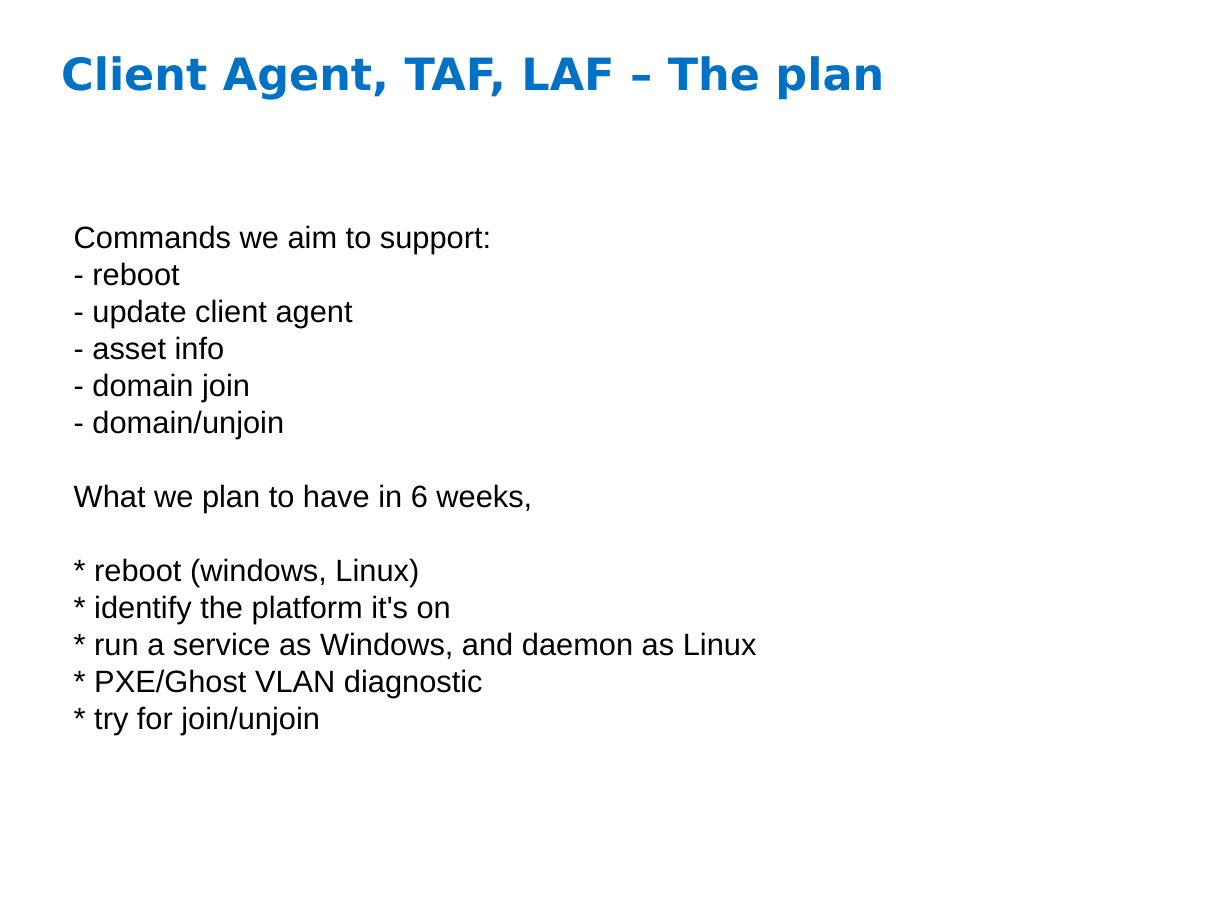
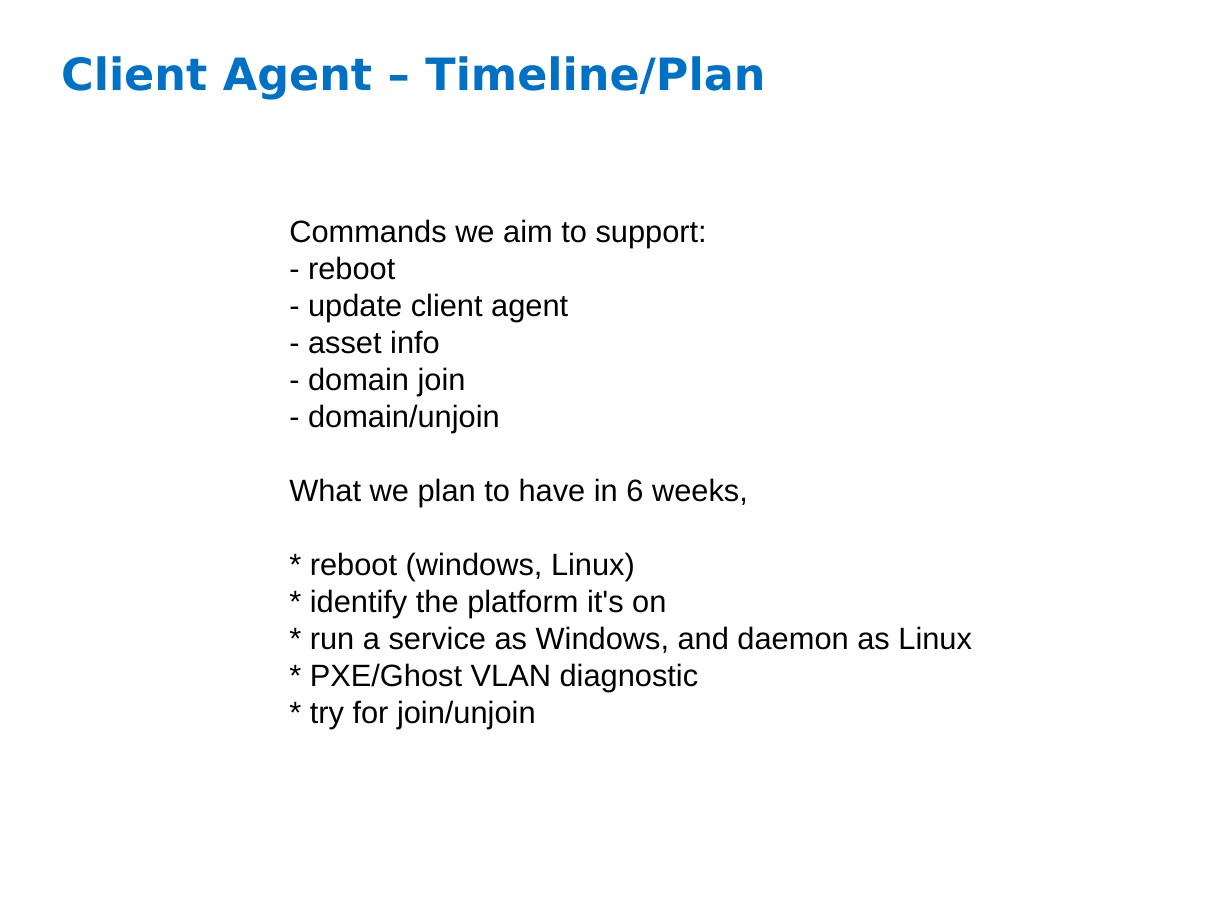
Before and after one commit to criswell/uca-gpl, a slide deck: slide 4 of docs/presentations/Unified_Codebase3.odp (slide 3 before the commit). Drawn at 1232x924 pixels with LibreOffice and Linux fonts; fonts in the diff are those of the drawing; background and template pictures are left out. Boxes give left, top, right and bottom in pixels: in the first picture for what was removed or moved away, otherwise in the second. Text is boxed around its words. In the diff, an @@ line names an element or a change of style, - is before the commit and + after.

Commit message:
further presentation refine

```diff
--- a/docs/presentations/Unified_Codebase3.odp
+++ b/docs/presentations/Unified_Codebase3.odp
@@ title at [61,56,765,100]: text changed @@
-Client Agent, TAF, LAF – The plan
+Client Agent – Timeline/Plan
@@ text "Commands we aim to support:": place and size @@
-text "Commands we aim to support:" at [74,225,757,734]
+text "Commands we aim to support:" at [289,219,972,729]
```
